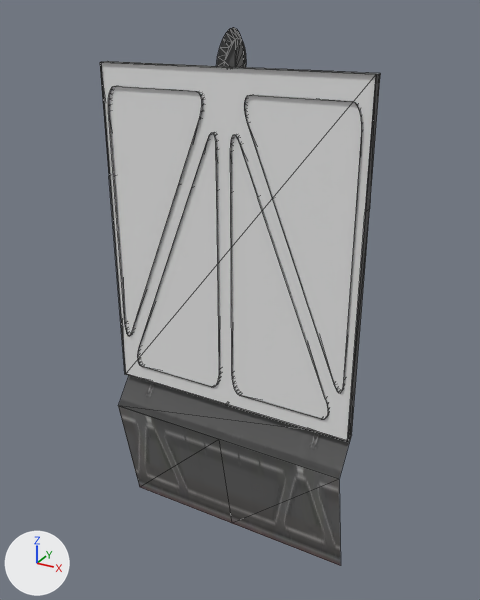
The glTF model public/assets/futurist/fut-parede-janela.gltf, before and after one commit.
Both versions are drawn from a camera (50 mm lens) standing at (1.12, -1.95, 2.06) and looking at (0.02, 0.04, 1.06). Every picture has the same lights, and +X, +Y and +Z are marked at lower left. The picture after the commit comes second. Mesh edges are drawn as thin lines. Where no turn or scale is listed for an object, it has been applied to the vertices. Vertices at exactly the same position are counted once.

The scene before the commit, as lines of its bpy script (objects in view):
```python
me_plane_165 = bpy.data.meshes.new('Plane.165')
me_plane_165.from_pydata(...)  # 267 vertices, 397 faces; spans x -0.5..0.5, y -0.08..0.08, z -1.0..1.0
# faces by material slot: [276, 4, 2, 115]
me_plane_165.materials.append(mat_mi_trim_02)  # picture img_t_trim_02_basecolor_red
me_plane_165.materials.append(mat_mi_trim_01)  # picture img_t_trim_01_basecolor_red
me_plane_165.materials.append(mat_m_glass)  # white #e7e7e7
me_plane_165.materials.append(mat_mi_paddedwall)  # picture img_t_paddedwall_basecolor
ob_wallwindow_straight = bpy.data.objects.new('WallWindow_Straight', me_plane_165)
ob_wallwindow_straight.location = (0.0, 0.0, 1.0)
```
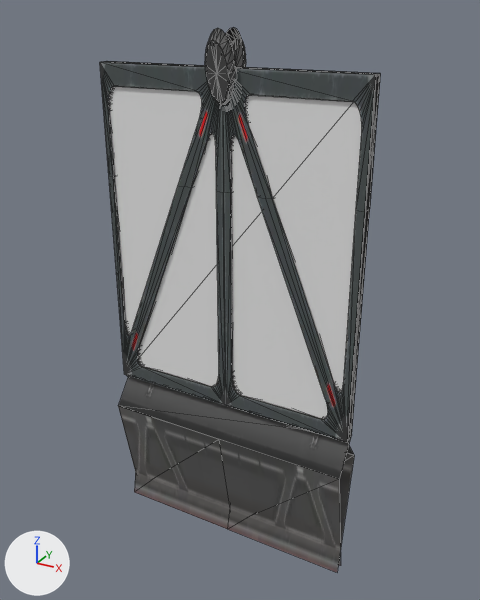
Where the newer file only moved an object's origin or applied its transform, the numbers keep the older frame.

What the commit changed:
me_plane_165 is used by ob_wallwindow_straight; location (0.0, 0.0, 1.0).
me_plane_165 had 267 vertices, 397 faces and spanned x -0.5..0.5, y -0.08..0.08, z -1.0..1.0.
me_plane_165 now has 534 vertices, 794 faces and spans x -0.5..0.5, y -0.08..0.08, z -1.0..1.0.
me_plane_165 part 1: the loose piece of 8 vertices spanning x -0.5..0.5, y -0.08..0.02, z -1.0..-0.37 is copied, and the copy is mirrored in y about the mesh origin; it spans x -0.5..0.5, y -0.02..0.08, z -1.0..-0.37.
me_plane_165 part 2: a new loose piece of 206 vertices spanning x -0.5..0.5, y -0.02..0.02, z -0.37..0.88.
me_plane_165 part 3: a new loose piece of 49 vertices spanning x -0.05..0.05, y -0.08..0.01, z 0.76..1.0, in mat_mi_trim_02 (picture img_t_trim_02_basecolor_red).
Other edits to the shape of me_plane_165 do not show in these pictures.

Location of each change, [x1, y1, x2, y2] in pixels of the pictures (480 x 600 px):
'WallWindow_Straight', reshaped
    before: [100, 27, 380, 566]
    after: [100, 27, 380, 572]
part 1 of me_plane_165, added
    after: [126, 375, 354, 572]
part 2 of me_plane_165, added
    after: [100, 61, 380, 442]
part 3 of me_plane_165, added
    after: [205, 28, 236, 106]
